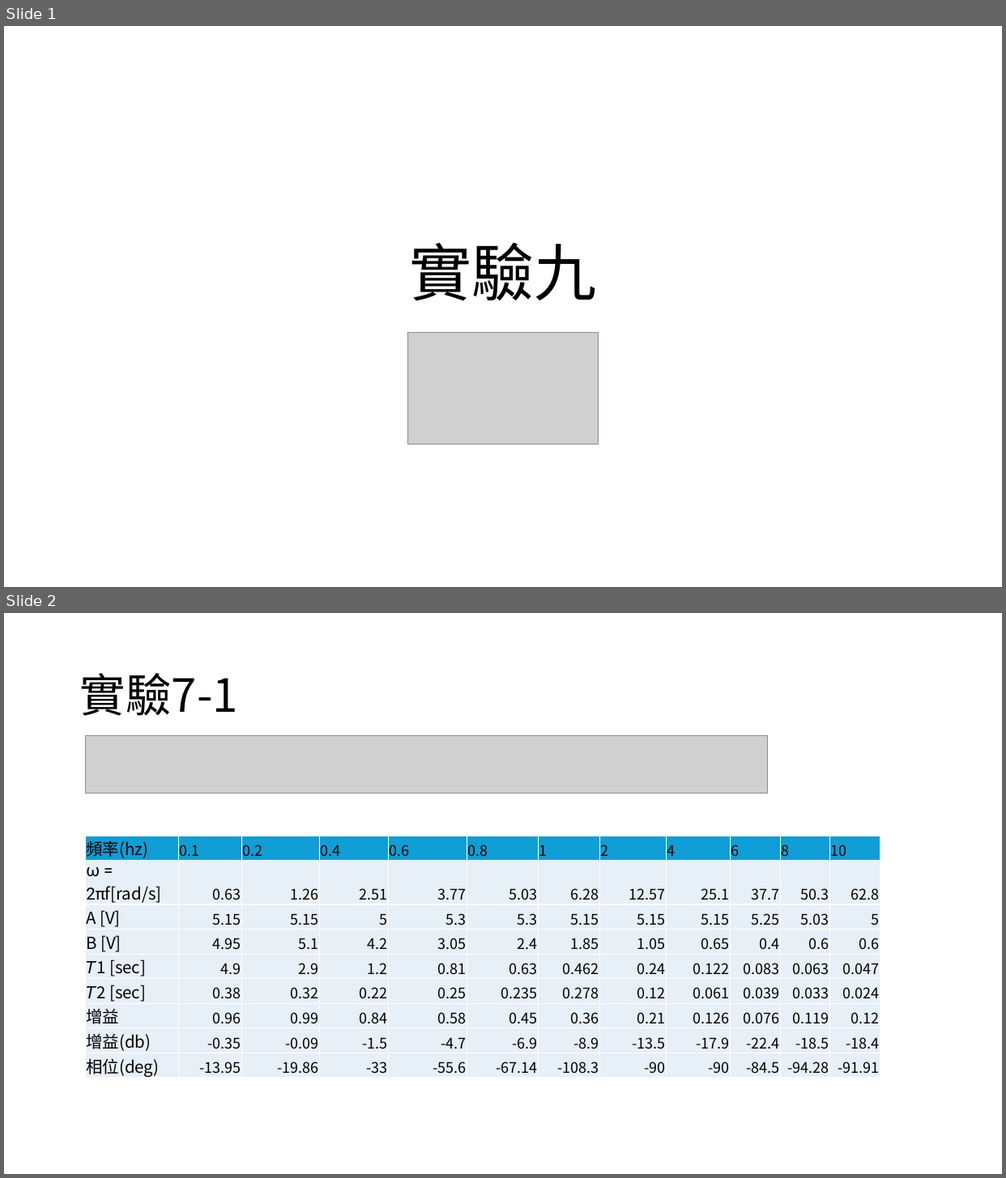
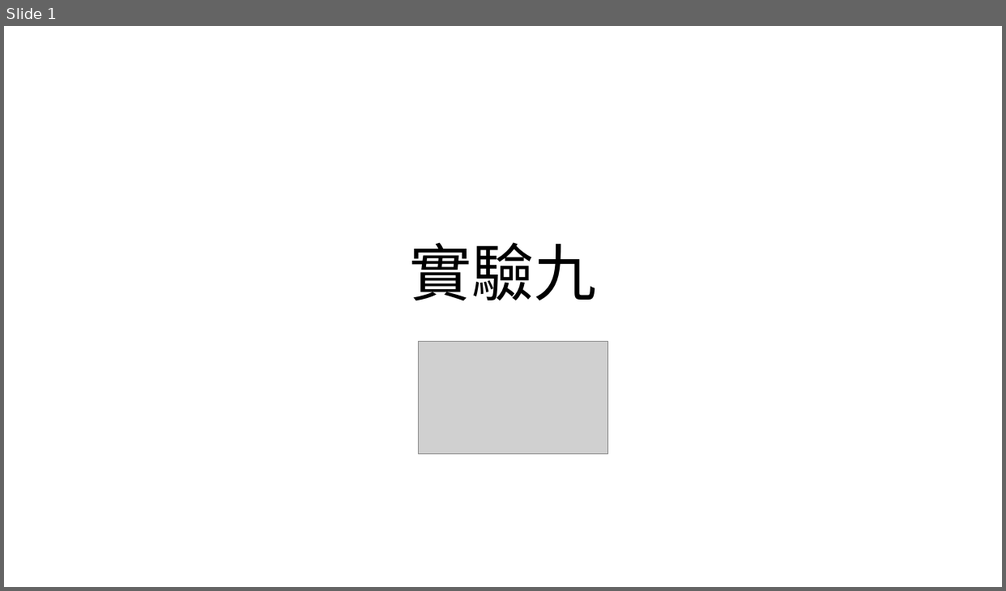
Before and after one commit to yeyi58095/control_lab, a slide deck: 實驗九/presentation/實驗九_第二組_葉彥辰_郭亮佑_蘇昱嘉.pptx. Shown one above the other, each under a label of ours: slides 1 and 2 before the commit, slide 1 after it. The pictures are 1006x1178 and 1006x591 pixels, drawn with LibreOffice and Linux fonts; fonts in the diff are those of the drawing; grey boxes stand for pictures. Boxes give left, top, right and bottom in pixels: in the first picture for what was removed or moved away, otherwise in the second. Text is boxed around its words. In the diff, an @@ line names an element or a change of style, - is before the commit and + after.

```diff
--- a/實驗九/presentation/實驗九_第二組_葉彥辰_郭亮佑_蘇昱嘉.pptx
+++ b/實驗九/presentation/實驗九_第二組_葉彥辰_郭亮佑_蘇昱嘉.pptx
@@ slide 2 removed at [4, 613, 1002, 1174], background #FFFFFF @@
@@ title removed at [80, 673, 238, 716] @@
-實驗7-1
@@ picture removed at [86, 736, 769, 794] @@
@@ table removed at [86, 836, 881, 1080], 9 rows, 12 columns @@
-頻率(hz) | 0.1 | 0.2 | 0.4 | 0.6 | 0.8 | 1 | 2 | 4 | 6 | 8 | 10
-ω = 2πf[rad/s] | 0.63 | 1.26 | 2.51 | 3.77 | 5.03 | 6.28 | 12.57 | 25.1 | 37.7 | 50.3 | 62.8
-A [V] | 5.15 | 5.15 | 5 | 5.3 | 5.3 | 5.15 | 5.15 | 5.15 | 5.25 | 5.03 | 5
-B [V] | 4.95 | 5.1 | 4.2 | 3.05 | 2.4 | 1.85 | 1.05 | 0.65 | 0.4 | 0.6 | 0.6
-𝑇1 [sec] | 4.9 | 2.9 | 1.2 | 0.81 | 0.63 | 0.462 | 0.24 | 0.122 | 0.083 | 0.063 | 0.047
-𝑇2 [sec] | 0.38 | 0.32 | 0.22 | 0.25 | 0.235 | 0.278 | 0.12 | 0.061 | 0.039 | 0.033 | 0.024
-增益 | 0.96 | 0.99 | 0.84 | 0.58 | 0.45 | 0.36 | 0.21 | 0.126 | 0.076 | 0.119 | 0.12
-增益(db) | -0.35 | -0.09 | -1.5 | -4.7 | -6.9 | -8.9 | -13.5 | -17.9 | -22.4 | -18.5 | -18.4
-相位(deg) | -13.95 | -19.86 | -33 | -55.6 | -67.14 | -108.3 | -90 | -90 | -84.5 | -94.28 | -91.91
@@ slide 1 changed as well @@
@@ picture: place and size @@
-picture at [408, 333, 599, 446]
+picture at [418, 342, 608, 454]
```
Also in this commit, not shown: 1 other slide changed, 8 slides added, 5 other slides removed, 1 other file.
